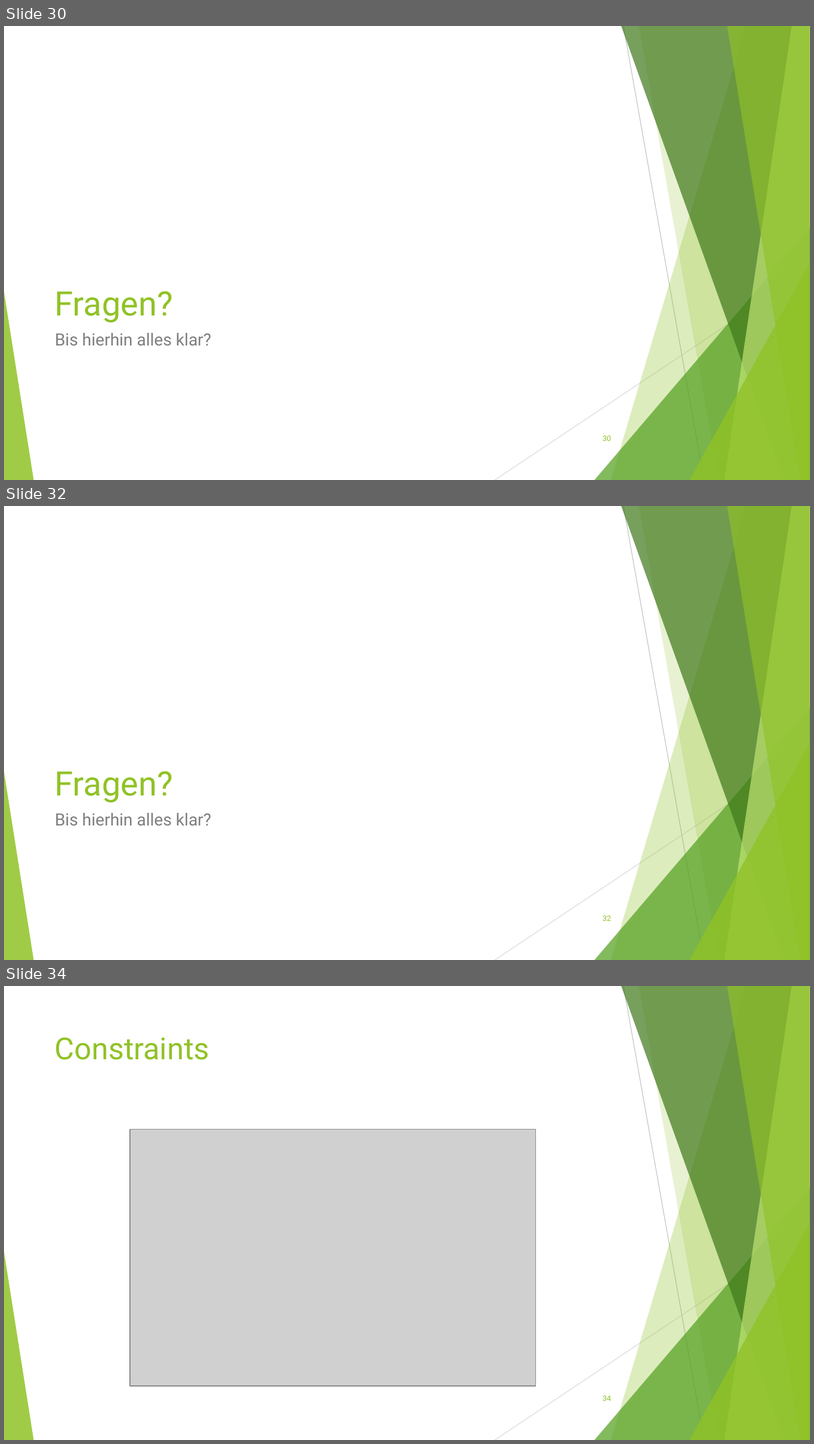
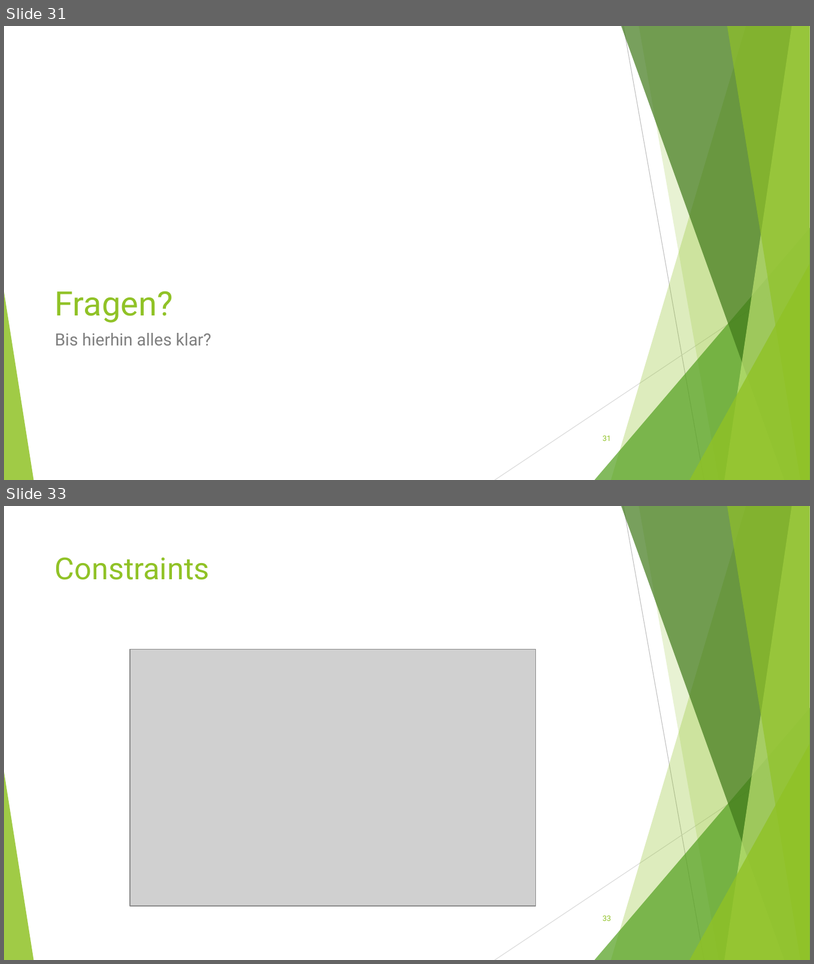
Before and after one commit to Ufo391/KSWE_DOKU, a slide deck: Vortrag/Mobile Anwendungsentwicklung.ppt. Shown one above the other, each under a label of ours: slides 30, 32 and 34 before the commit, slides 31 and 33 after it; the slides between them are not shown. The pictures are 814x1444 and 814x964 pixels, drawn with LibreOffice and Linux fonts; fonts in the diff are those of the drawing; grey boxes stand for pictures. Boxes give left, top, right and bottom in pixels: in the first picture for what was removed or moved away, otherwise in the second. Text is boxed around its words. In the diff, an @@ line names an element or a change of style, - is before the commit and + after.

```diff
--- a/Vortrag/Mobile Anwendungsentwicklung.ppt
+++ b/Vortrag/Mobile Anwendungsentwicklung.ppt
@@ slide 32 removed at bbox=[4, 506, 810, 960], background #FFFFFF; not listed: 10 template elements that a slide beside it also shows @@
@@ title removed at bbox=[55, 771, 173, 802] @@
-Fragen?
@@ text removed at bbox=[55, 813, 212, 825] @@
-Bis hierhin alles klar?
@@ page number removed at bbox=[603, 915, 611, 921] @@
-32
@@ what was slide 30 is now slide 31 @@
@@ page number at bbox=[603, 435, 611, 441]: text changed @@
-30
+31
@@ what was slide 34 is now slide 33 @@
@@ page number at bbox=[603, 915, 611, 921]: text changed @@
-34
+33
```
Also in this commit, not shown: 10 slides changed, 1 slide added, 1 other slide removed, 1 other file.
